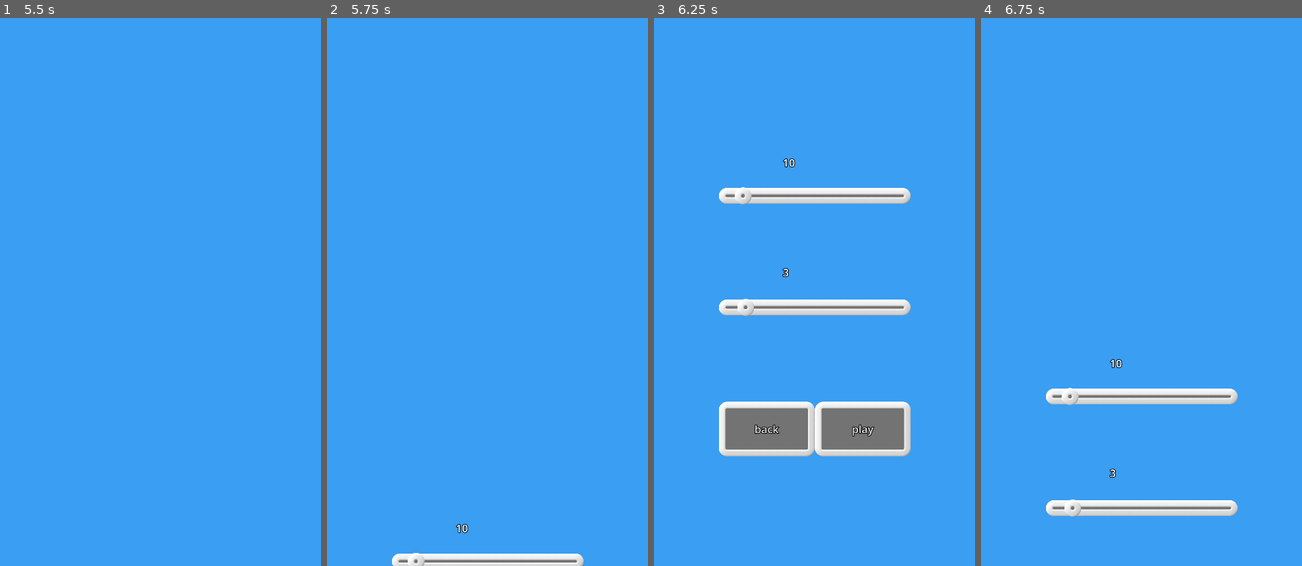
Above: before the commit, frames 1-4 (left to right).
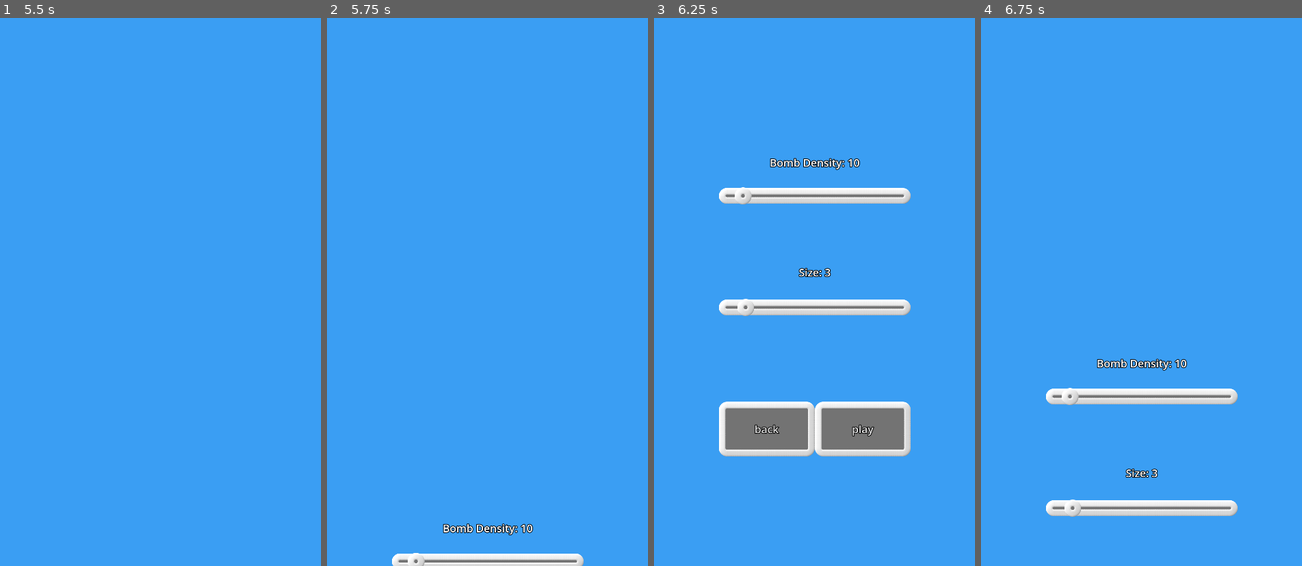
Above: after the commit, the same moments.

Repository: WalynC/sphereSweeperGodot
Game: Godot game, scene res://mainScenes/menu_scene.tscn
Two runs of this game, one before a commit and one after it. Both use one fixed random seed, a clock stepped at 60 frames per second and the inputs below. This scene is started directly instead of the project's main scene. Sound files missing from this copy of the repository are replaced by a short silence.
Inputs (mouse positions are in pixels of both pictures, inside the frame that each line leads up to):
- Up to frame 1 (5.5 s): click "options" at 0.5 s; move the mouse to (231, 264) at 1.27 s; hold Down (scroll_down) 1.28-2 s; click (231, 264) at 1.42 s; click "back" at 2 s; drag from (96, 319) to (144, 401) at 2.77 s; click "new" at 3.5 s; tap Enter at 4.25 s; move the mouse to (192, 171) at 4.27 s; hold Down (scroll_down) 4.28-5 s; click (192, 171) at 4.42 s; click "custom" at 5 s
- Up to frame 2 (5.75 s): no input
- Up to frame 3 (6.25 s): drag from (798, 401) to (718, 209) at 5.77 s
- Up to frame 4 (6.75 s): click "play" at 6.5 s

Frame 1 is identical in both runs. In frame 2, 0.4% of the frame differs, in the area x 36-65%, y 92-95%; in frame 3, 0.5%; in frame 4, 0.5%, in the area x 36-65%, y 62-84%.

Commit message:
Updates labels in custom game menu

Diff:
--- a/scripts/CustomGameMenu.gd
+++ b/scripts/CustomGameMenu.gd
@@ -25,17 +25,15 @@
 
 func density_changed(dens):
 	GameManager.advDensity = int(dens)
-	densText.text = str(GameManager.advDensity)
+	densText.text = "Bomb Density: "+str(GameManager.advDensity)
 
 func size_changed(boardSize):
 	GameManager.advSize = int(boardSize)
-	sizeText.text = str(GameManager.advSize)
+	sizeText.text = "Size: "+str(GameManager.advSize)
 
 func enter_screen():
 	var tween = create_tween()
 	tween.tween_property(self, "position", Vector2(0,0),.5)
-	densText.text = str(GameManager.advDensity)
-	sizeText.text = str(GameManager.advSize)
 	densRange.value = GameManager.advDensity
 	sizeRange.value = GameManager.advSize
 
--- a/uiScenes/custom_game_menu.tscn
+++ b/uiScenes/custom_game_menu.tscn
@@ -68,18 +68,20 @@
 [node name="densText" type="Label" parent="."]
 layout_mode = 1
 anchors_preset = -1
-anchor_left = 0.4
+anchor_left = 0.2
 anchor_top = 0.25
-anchor_right = 0.6
+anchor_right = 0.8
 anchor_bottom = 0.3
+horizontal_alignment = 1
 
 [node name="sizeText" type="Label" parent="."]
 layout_mode = 1
 anchors_preset = -1
-anchor_left = 0.4
+anchor_left = 0.2
 anchor_top = 0.45
-anchor_right = 0.6
+anchor_right = 0.8
 anchor_bottom = 0.5
+horizontal_alignment = 1
 
 [connection signal="drag_ended" from="density" to="." method="playButtonSound" unbinds=1]
 [connection signal="drag_started" from="density" to="." method="playButtonSound"]
